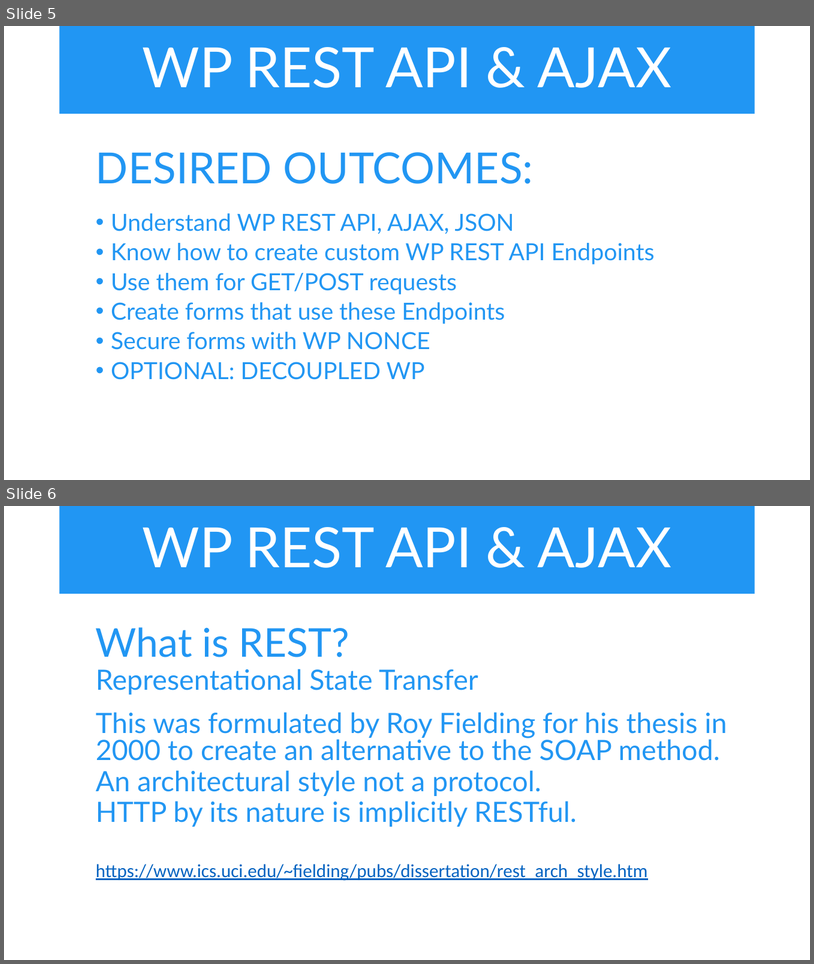
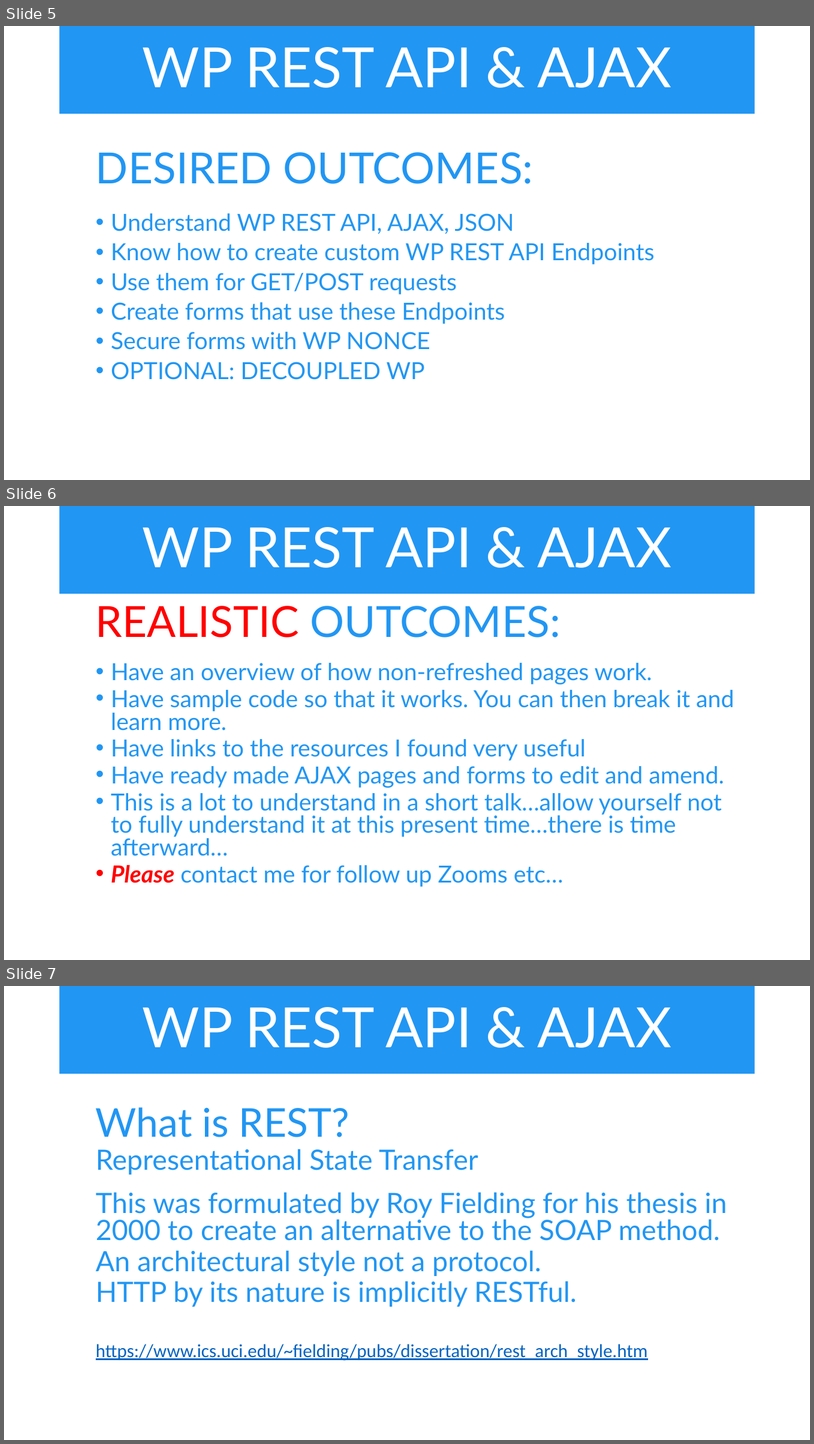
Before and after one commit to iwswordpress/rest, a slide deck: rest-api-workshop.pptx. Shown one above the other, each under a label of ours: slides 5 and 6 before the commit, slides 5, 6 and 7 after it. The pictures are 814x964 and 814x1444 pixels, drawn with LibreOffice and Linux fonts; fonts in the diff are those of the drawing. Boxes give left, top, right and bottom in pixels: in the first picture for what was removed or moved away, otherwise in the second. Text is boxed around its words. In the diff, an @@ line names an element or a change of style, - is before the commit and + after.

Commit message:
edit slides

```diff
--- a/rest-api-workshop.pptx
+++ b/rest-api-workshop.pptx
@@ slide 6 added at (x1=4, y1=506, x2=810, y2=960), background #FFFFFF @@
@@ title added at (x1=60, y1=506, x2=755, y2=594), fill #2196F3, 66 pt, text #FFFFFF @@
+WP REST API & AJAX
@@ text added at (x1=96, y1=606, x2=734, y2=886), 28 pt, text #2196F3 @@
+  REALISTIC OUTCOMES:
+  • Have an overview of how non-refreshed pages work.
+  • Have sample code so that it works. You can then break it and learn more.
+  • Have links to the resources I found very useful
+  • Have ready made AJAX pages and forms to edit and amend.
+  • This is a lot to understand in a short talk…allow yourself not to fully understand it at this present time…there is time afterward…
+  • Please contact me for follow up Zooms etc…
@@ what was slide 6 is now slide 7 @@
```
